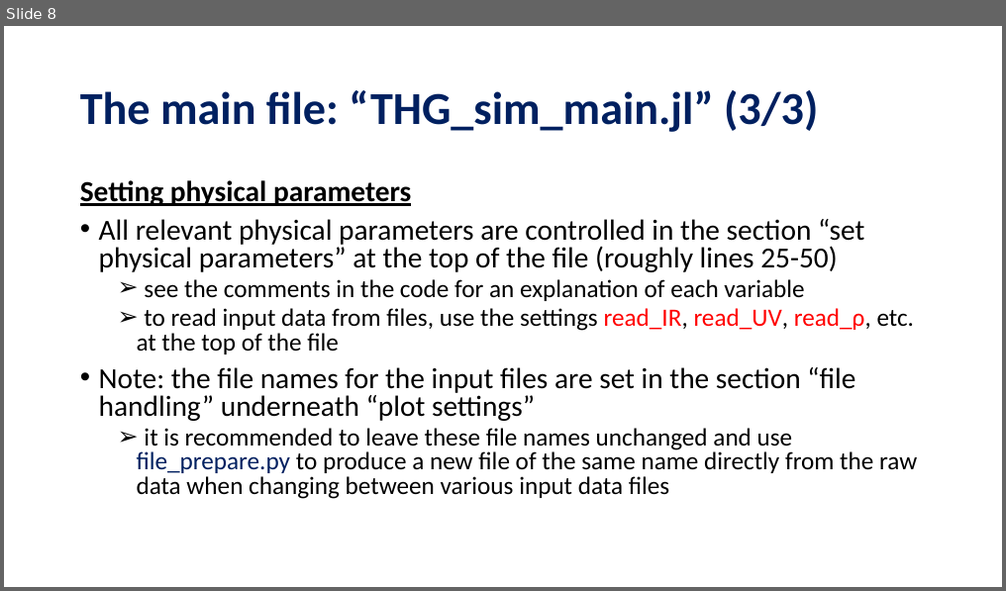
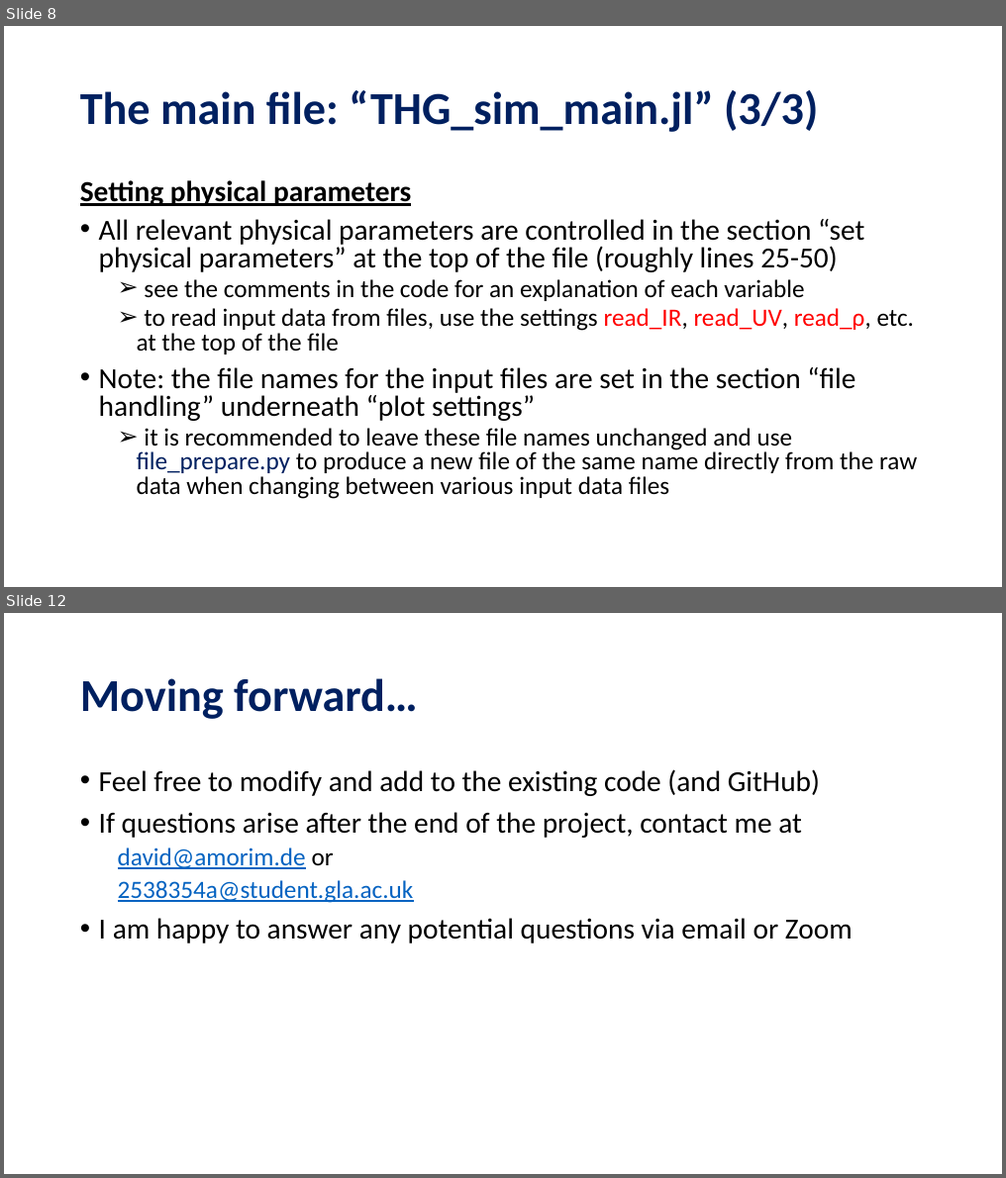
Before and after one commit to david-f-amorim/Simulating-THG-of-few-femtosecond-pulses-in-a-noble-gas-, a slide deck: presentations/DESY - Code Handover.pptx. Shown one above the other, each under a label of ours: slide 8 before the commit, slides 8 and 12 after it; the slides between them are not shown. The pictures are 1006x591 and 1006x1178 pixels, drawn with LibreOffice and Linux fonts; fonts in the diff are those of the drawing. Boxes give left, top, right and bottom in pixels: in the first picture for what was removed or moved away, otherwise in the second. Text is boxed around its words. In the diff, an @@ line names an element or a change of style, - is before the commit and + after.

```diff
--- a/presentations/DESY - Code Handover.pptx
+++ b/presentations/DESY - Code Handover.pptx
@@ slide 12 added at box(4, 613, 1002, 1174), background #FFFFFF @@
@@ title added at box(80, 678, 418, 719), 44 pt, text #002060, bold @@
+Moving forward…
@@ text added at box(99, 769, 852, 944), 28 pt, text #000000 @@
+• Feel free to modify and add to the existing code (and GitHub)
+• If questions arise after the end of the project, contact me at
+  david@amorim.de or
+  2538354a@student.gla.ac.uk
+• I am happy to answer any potential questions via email or Zoom
```
Also in this commit, not shown: 7 slides changed, 9 other files.
